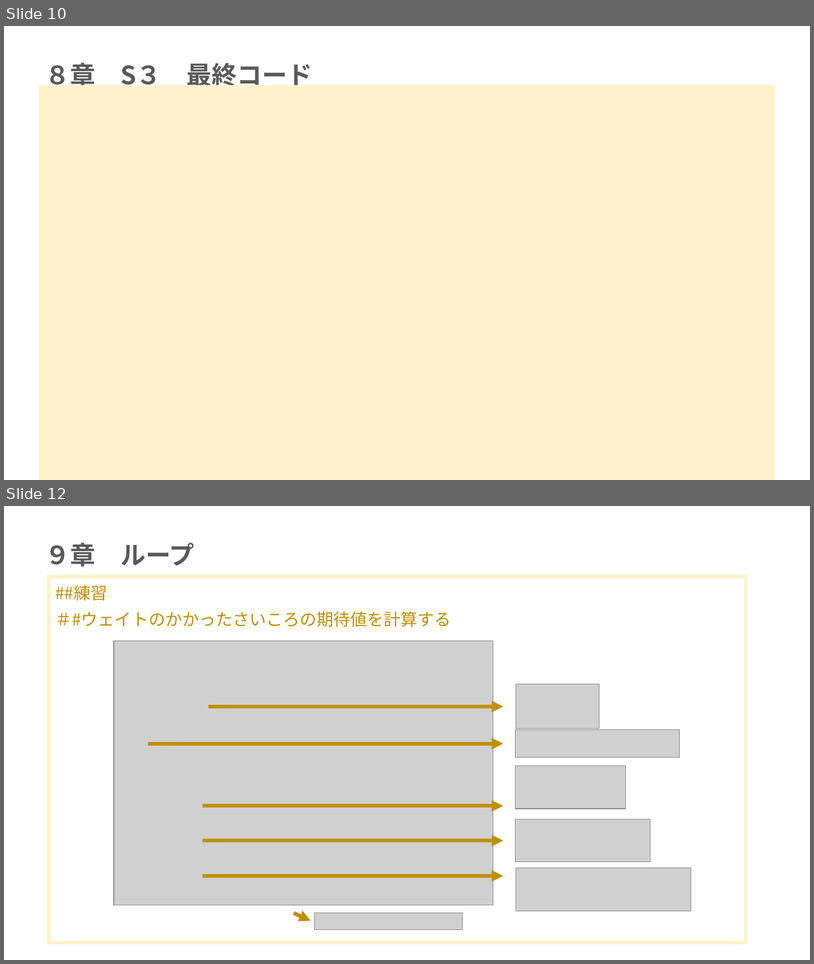
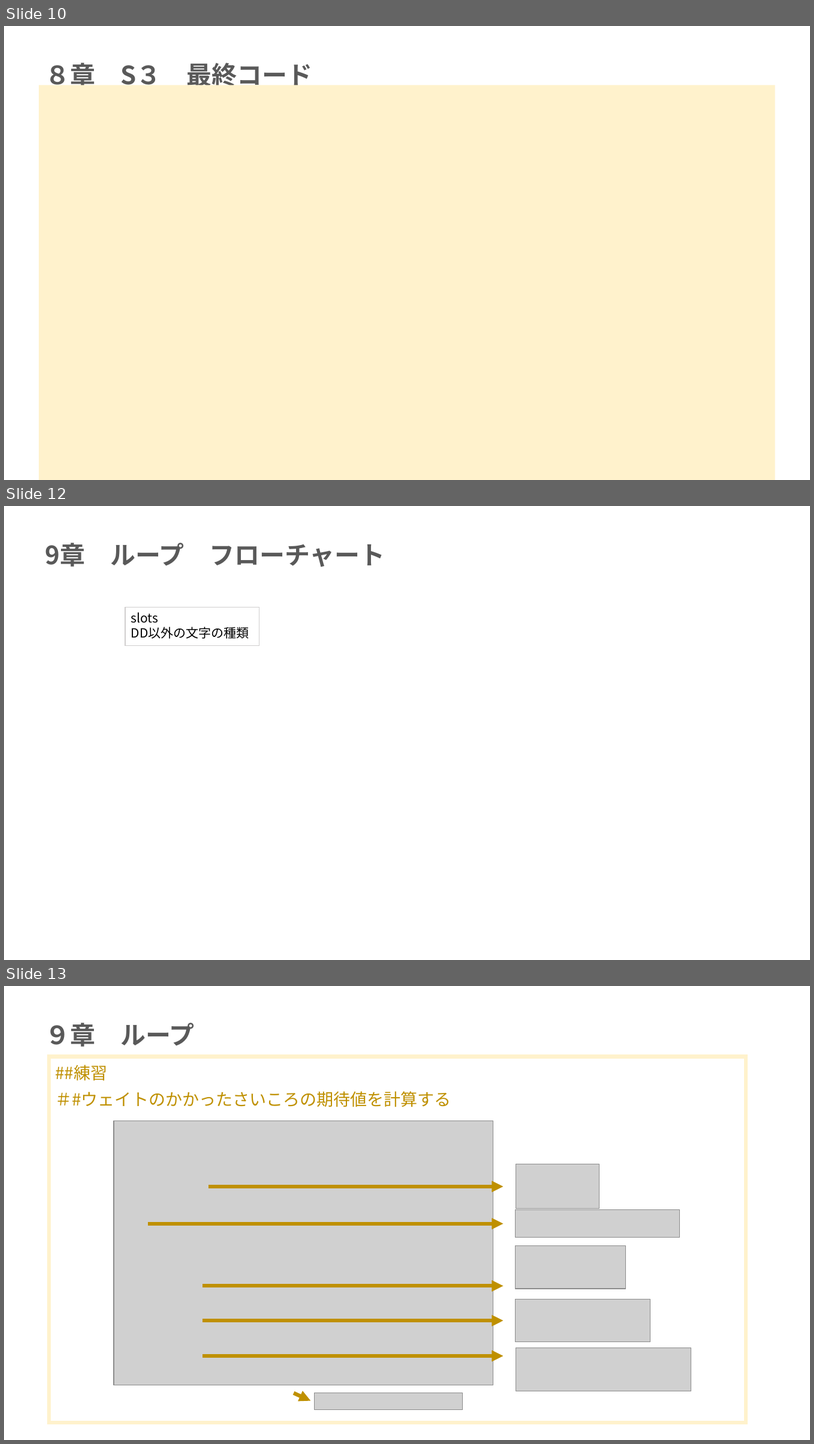
Before and after one commit to mei-517/r-practice-part3, a slide deck: 永井芽衣_Rpart3.pptx. Shown one above the other, each under a label of ours: slides 10 and 12 before the commit, slides 10, 12 and 13 after it; the slides between them are not shown. The pictures are 814x964 and 814x1444 pixels, drawn with LibreOffice and Linux fonts; fonts in the diff are those of the drawing; grey boxes stand for pictures. Boxes give left, top, right and bottom in pixels: in the first picture for what was removed or moved away, otherwise in the second. Text is boxed around its words. In the diff, an @@ line names an element or a change of style, - is before the commit and + after.

```diff
--- a/永井芽衣_Rpart3.pptx
+++ b/永井芽衣_Rpart3.pptx
@@ slide 12 added at (4,506,810,960), background #FFFFFF @@
@@ title added at (45,543,385,567), 30 pt, text #595959, bold @@
+9章 ループ フローチャート
@@ rectangle added at (125,607,259,645), fill #FFFFFF, outline #D0CECE 1 pt, 15 pt, text #000000 @@
+slots
+DD以外の文字の種類
@@ what was slide 12 is now slide 13 @@
```
Also in this commit, not shown: 1 slide changed, 1 other file.
